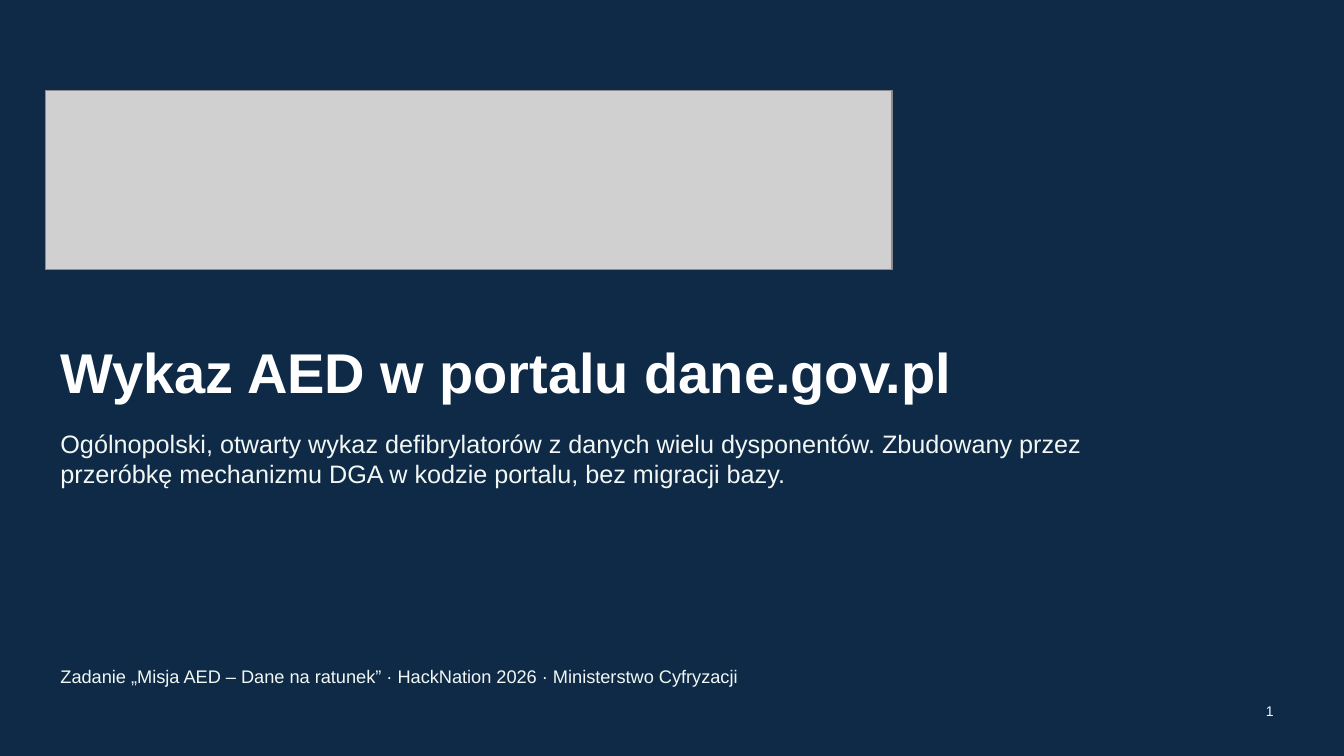
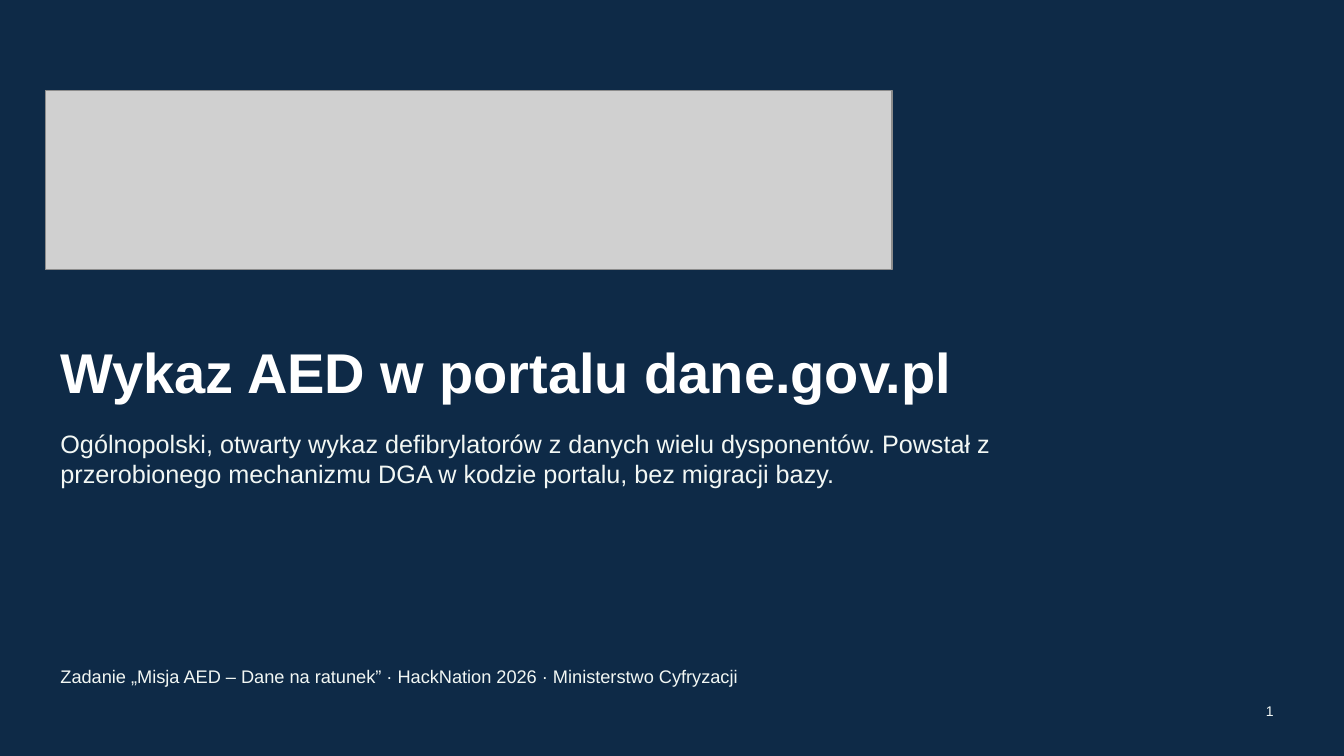
Before and after one commit to Bleidhu/Hack_Nation_2026_Open_AED, a slide deck: slide 1 of ZGLOSZENIE/prezentacja/dane_przezycie_prezentacja.pptx. Drawn at 1344x756 pixels with LibreOffice and Linux fonts; fonts in the diff are those of the drawing; grey boxes stand for pictures. Boxes give left, top, right and bottom in pixels: in the first picture for what was removed or moved away, otherwise in the second. Text is boxed around its words. In the diff, an @@ line names an element or a change of style, - is before the commit and + after.

```diff
--- a/ZGLOSZENIE/prezentacja/dane_przezycie_prezentacja.pptx
+++ b/ZGLOSZENIE/prezentacja/dane_przezycie_prezentacja.pptx
@@ text at [60, 434, 990, 489]: text changed @@
-Ogólnopolski, otwarty wykaz defibrylatorów z danych wielu dysponentów. Zbudowany przez przeróbkę mechanizmu DGA w kodzie portalu, bez migracji bazy.
+Ogólnopolski, otwarty wykaz defibrylatorów z danych wielu dysponentów. Powstał z przerobionego mechanizmu DGA w kodzie portalu, bez migracji bazy.
```
Also in this commit, not shown: 1 other slide changed, 16 other files.
